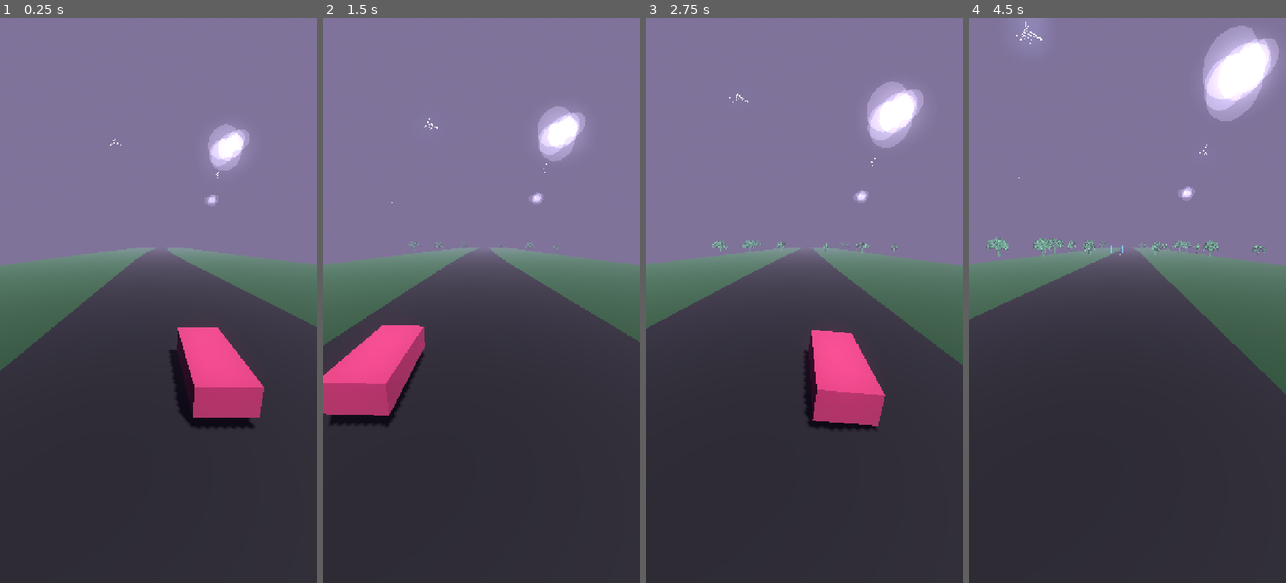
Above: before the commit, frames 1-4 (left to right).
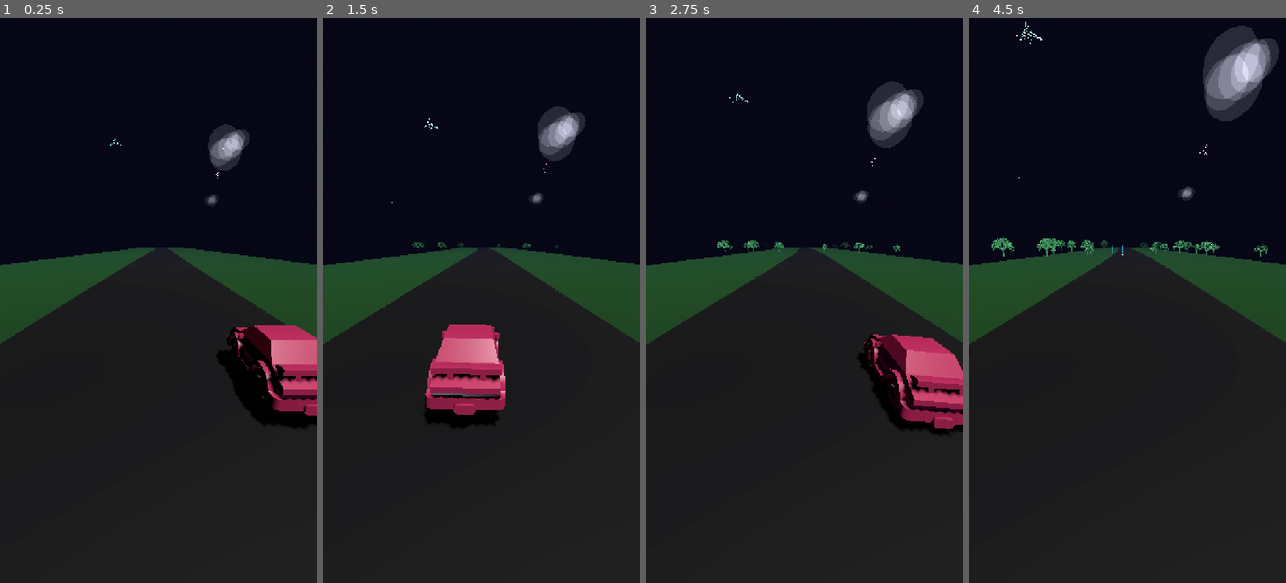
Above: after the commit, the same moments.

Repository: rooshimadethis/just-a-chill-drive
Game: Godot game, scene res://scenes/game.tscn
Two runs of this game, one before a commit and one after it. Both use one fixed random seed, a clock stepped at 60 frames per second and the inputs below.
Inputs (mouse positions are in pixels of both pictures, inside the frame that each line leads up to):
- Up to frame 1 (0.25 s): no input
- Up to frame 2 (1.5 s): move the mouse to (551, 272) at 0.52 s; hold Right (ui_right) 0.53-1.25 s; click (551, 272) at 0.67 s; drag from (418, 328) to (465, 413) at 1.27 s
- Up to frame 3 (2.75 s): move the mouse to (836, 176) at 2.02 s; hold Right (ui_right) from 2.03 s (still down)
- Up to frame 4 (4.5 s): release Right (ui_right) at 2.75 s; drag from (1111, 413) to (1032, 215) at 2.77 s; move the mouse to (1222, 385) at 3.52 s; hold Left (ui_left) 3.53-4.25 s; drag from (1032, 215) to (1079, 159) at 4.27 s

The runs differ from the first frame. In frame 1, 77% of the frame differs, in the area x 0-100%, y 0-88%; in frame 2, 78%; in frame 3, 78%; in frame 4, 78%.

Commit message:
day/night + wonky car

Diff:
--- a/project.godot
+++ b/project.godot
@@ -33,3 +33,10 @@
 
 renderer/rendering_method="gl_compatibility"
 textures/vram_compression/import_etc2_astc=true
+
+[shader_globals]
+
+road_time={
+"type": "float",
+"value": 0.0
+}
--- a/scripts/day_night_cycle.gd
+++ b/scripts/day_night_cycle.gd
@@ -1,29 +1,206 @@
-extends CanvasModulate
+extends Node
 
 class_name DayNightCycle
 
-@export var cycle_duration_minutes: float = 5.0
-@export var day_color: Color = Color("ffffff") # White/Neutral
-@export var night_color: Color = Color("1a1a40") # Deep Blue
-@export var sunrise_color: Color = Color("ffcc66") # Warm Orange
-@export var sunset_color: Color = Color("cc6699") # Purple/Pink
-
-var time_elapsed: float = 0.0
-
-func _process(delta: float) -> void:
-	time_elapsed += delta
-	var cycle_progress = fmod(time_elapsed / (cycle_duration_minutes * 60.0), 1.0)
-
-	# Simple 4-stage gradient
-	if cycle_progress < 0.25:
-		# Sunrise -> Day
-		color = sunrise_color.lerp(day_color, cycle_progress / 0.25)
-	elif cycle_progress < 0.7:
-		# Day -> Sunset (Longer day)
-		color = day_color.lerp(sunset_color, (cycle_progress - 0.25) / 0.45)
-	elif cycle_progress < 0.8:
-		# Sunset -> Night
-		color = sunset_color.lerp(night_color, (cycle_progress - 0.7) / 0.1)
-	else:
-		# Night -> Sunrise
-		color = night_color.lerp(sunrise_color, (cycle_progress - 0.8) / 0.2)
+# Settings
+@export var day_duration_seconds: float = 60.0 # Full cycle time
+@export var sun_color: Color = Color("ffddaad0") # Warm Sunlight
+@export var moon_color: Color = Color("aaccee") # Cool Moonlight
+@export var star_fade_threshold: float = 0.3 # When stars appear
+
+# Sky Gradient Colors
+var col_midnight_top = Color(0.02, 0.02, 0.05)
+var col_midnight_hor = Color(0.05, 0.05, 0.1)
+
+var col_dawn_top = Color(0.1, 0.1, 0.3)
+var col_dawn_hor = Color(0.8, 0.4, 0.3)
+
+var col_noon_top = Color(0.1, 0.4, 0.8) # Bright Blue
+var col_noon_hor = Color(0.4, 0.7, 0.9) # Cyan/White
+
+var col_dusk_top = Color(0.1, 0.05, 0.2)
+var col_dusk_hor = Color(0.8, 0.3, 0.5)
+
+# Components
+var celestials_pivot: Node3D
+var sun_mesh: MeshInstance3D
+var moon_mesh: MeshInstance3D
+var main_light: DirectionalLight3D
+var world_environment: WorldEnvironment
+var sky_material: ProceduralSkyMaterial
+
+var time_time: float = 0.0 # 0 to 1 cycle
+
+func setup(env_node: WorldEnvironment):
+	world_environment = env_node
+	_create_celestials()
+	_setup_sky()
+
+func _create_celestials():
+	# 1. Pivot center (Player is at 0, roughly)
+	celestials_pivot = Node3D.new()
+	celestials_pivot.name = "Celestials"
+	add_child(celestials_pivot)
+
+	# 2. Main Light
+	main_light = DirectionalLight3D.new()
+	main_light.shadow_enabled = true
+	main_light.shadow_opacity = 0.7
+	celestials_pivot.add_child(main_light)
+	# Align light with Sun vector (Sun is at +Y locally initially, light points down -Y)
+	main_light.rotation_degrees.x = -90
+
+	# 3. Sun Mesh (Visual)
+	sun_mesh = MeshInstance3D.new()
+	var s_mesh = SphereMesh.new()
+	s_mesh.radius = 10.0
+	s_mesh.height = 20.0
+	sun_mesh.mesh = s_mesh
+
+	var s_mat = StandardMaterial3D.new()
+	s_mat.albedo_color = Color(1, 0.9, 0.6)
+	s_mat.emission_enabled = true
+	s_mat.emission = Color(1, 0.8, 0.5)
+	s_mat.emission_energy_multiplier = 10.0
+	s_mat.shading_mode = BaseMaterial3D.SHADING_MODE_UNSHADED
+	sun_mesh.set_surface_override_material(0, s_mat)
+
+	celestials_pivot.add_child(sun_mesh)
+	sun_mesh.position = Vector3(0, 200, 0) # High up
+
+	# 4. Moon Mesh (Visual)
+	moon_mesh = MeshInstance3D.new()
+	var m_mesh = SphereMesh.new()
+	m_mesh.radius = 8.0
+	m_mesh.height = 16.0
+	moon_mesh.mesh = m_mesh
+
+	var m_mat = StandardMaterial3D.new()
+	m_mat.albedo_color = Color(0.9, 0.9, 1.0)
+	m_mat.emission_enabled = true
+	m_mat.emission = Color(0.8, 0.8, 1.0)
+	m_mat.emission_energy_multiplier = 5.0
+	m_mat.shading_mode = BaseMaterial3D.SHADING_MODE_UNSHADED
+	moon_mesh.set_surface_override_material(0, m_mat)
+
+	celestials_pivot.add_child(moon_mesh)
+	moon_mesh.position = Vector3(0, -200, 0) # Opposite to sun
+
+func _setup_sky():
+	if not world_environment: return
+
+	var env = Environment.new()
+	world_environment.environment = env
+
+	env.background_mode = Environment.BG_SKY
+	var sky = Sky.new()
+	sky_material = ProceduralSkyMaterial.new()
+	sky.sky_material = sky_material
+	env.sky = sky
+
+	# Fog
+	env.fog_enabled = true
+	env.fog_density = 0.005 # Sightly lighter
+	env.fog_sky_affect = 1.0
+
+	# Glow
+	env.glow_enabled = true
+	env.glow_intensity = 1.2
+	env.glow_blend_mode = Environment.GLOW_BLEND_MODE_SOFTLIGHT
+
+func _process(delta):
+	if not world_environment: return
+
+	time_time += delta / day_duration_seconds
+	if time_time > 1.0: time_time -= 1.0
+
+	_update_celestial_positions()
+	_update_sky_colors()
+
+func _update_celestial_positions():
+	# Rotate pivot 360 degrees based on time
+	# Left to Right:
+	# Start (Sunrise): Sun at Left (-X). Rotation should act such that it rises.
+	# Let's say Noon (time 0.5) is Sun Vertical.
+	# Sunrise (0.25). Sunset (0.75). Midnight (0.0).
+
+	var angle = (time_time * 360.0) - 180.0 # -180 to 180
+	# -180 = Midnight
+	# -90 = Sunrise (Left)
+	# 0 = Noon (Top)
+	# 90 = Sunset (Right)
+	# 180 = Midnight
+
+	# Rotate around Z axis to move left-to-right (assuming camera looks down Z and X is horizontal)
+	# Actually standard Godot: -Z Forward, +X Right, +Y Up.
+	# Rotation around Z axis: Positive is CCW.
+	# We want -X -> +Y -> +X. This is Clockwise (-Z rotation).
+	# So we negate the angle.
+
+	celestials_pivot.rotation_degrees.z = -angle
+
+	# Adjust Light Energy based on sun height
+	var sun_height = cos(deg_to_rad(angle)) # 1 at noon, 0 at horizon, -1 at midnight
+
+	if sun_height > -0.2: # Day / Twilight
+		main_light.light_energy = clamp(sun_height, 0.0, 1.2)
+		main_light.light_color = sun_color
+		main_light.rotation_degrees.x = -90 # Sun points down
+	else: # Night (Moon logic)
+		# Flip light to simulate moon? Or just dim it.
+		# A realistic moon light is dim and blue.
+		main_light.light_energy = 0.2
+		main_light.light_color = moon_color
+		# For simplicity, we keep the light source direction but change its properties
+		# Actually, physically the moon is opposite, so the light should come from the moon.
+		# Since pivot rotates, "main_light" also rotates.
+		# But "main_light" is fixed relative to Sun in the pivot (pointing down Y).
+		# So at night (sun bottom), the light points UP. This is wrong for the moon (which is at bottom?? No moon is opposite).
+		# Wait, Moon is at -200 Y (local).
+		# If Pivot is rotated 180 (Midnight). Sun is at Bottom. Moon is at Top.
+		# Light (child of pivot, pointing -Y local) is now pointing +Y world (Up).
+		# We want light from Moon. Moon is at -Y local.
+		# So we need a second light for the moon or rotate this one.
+		pass
+
+	# Handle Shadows
+	main_light.shadow_enabled = sun_height > 0.0
+
+func _update_sky_colors():
+	# Determine phase
+	# 0.0 Midnight, 0.25 Dawn, 0.5 Noon, 0.75 Dusk
+
+	var t = time_time
+	var top: Color
+	var hor: Color
+
+	if t < 0.15: # Midnight -> Pre-Dawn
+		top = col_midnight_top
+		hor = col_midnight_hor
+	elif t < 0.35: # Dawn (0.25 center)
+		var local_t = (t - 0.15) / 0.2
+		top = col_midnight_top.lerp(col_noon_top, local_t)
+		hor = col_midnight_hor.lerp(col_dawn_hor, local_t)
+		if local_t > 0.5: # Transition to day
+			hor = hor.lerp(col_noon_hor, (local_t - 0.5) * 2.0)
+	elif t < 0.65: # Day
+		top = col_noon_top
+		hor = col_noon_hor
+	elif t < 0.85: # Dusk (0.75 center)
+		var local_t = (t - 0.65) / 0.2
+		top = col_noon_top.lerp(col_midnight_top, local_t)
+		hor = col_noon_hor.lerp(col_dusk_hor, local_t)
+		if local_t > 0.5:
+			hor = hor.lerp(col_midnight_hor, (local_t - 0.5) * 2.0)
+	else: # Night
+		top = col_midnight_top
+		hor = col_midnight_hor
+
+	sky_material.sky_top_color = top
+	sky_material.sky_horizon_color = hor
+	sky_material.ground_bottom_color = col_midnight_top # Always dark ground below
+	sky_material.ground_horizon_color = hor
+
+	# Update Fog to match horizon
+	if world_environment.environment:
+		world_environment.environment.fog_light_color = hor
--- a/scripts/game_manager.gd
+++ b/scripts/game_manager.gd
@@ -11,27 +11,23 @@
 
 func _process(delta):
 	# Camera Following Logic for Winding Road
-	# We want the camera to stay centered on the visual road, which is displaced by the shader.
-	# The shader logic is: offset = sin(z * 0.02 - TIME * 0.5) * 1.25
-	# The "Focal Point" is the Player at Z=0.
-	# If we shift the camera by the offset at Z=0, the road at Z=0 (and the player) will appear centered.
-
-	var t = Time.get_ticks_msec() / 1000.0
-	# Note: TIME in shader ~ Time.get_ticks_msec()/1000. If scene loads instantly, they match.
-	# If there is drift, it will be a constant offset.
-
+
+	# Sync Time
+	var road_time = Time.get_ticks_msec() / 1000.0
+	RenderingServer.global_shader_parameter_set("road_time", road_time)
+
+	# Camera Logic
 	var z = 0.0 # Player position
-	var curve_adjust = sin(z * 0.02 - t * 0.5) * 1.25
+	# Use exact same formula as shader
+	var curve_adjust = sin(z * 0.02 - road_time * 0.5) * 1.25
 
 	var cam = get_viewport().get_camera_3d()
 	if cam:
-		# The camera's base X is 0. We add the curve offset.
 		cam.position.x = curve_adjust
 
 func add_harmony(amount: int = 1):
 	harmony_score += amount
 	score_updated.emit(harmony_score)
-	# print("Harmony increased: ", harmony_score) # Removed console noise
 
 func reset_score():
 	harmony_score = 0
@@ -44,36 +40,11 @@
 		world_env = WorldEnvironment.new()
 		get_node("/root/Game").add_child(world_env)
 
-	var env = Environment.new()
-	world_env.environment = env
-
-	# 1. Background (Dusk/Dream)
-	env.background_mode = Environment.BG_SKY
-	var sky = Sky.new()
-	var sky_mat = ProceduralSkyMaterial.new()
-
-	# Colors: Deep Purple to Soft Teal/Pink
-	sky_mat.sky_top_color = Color(0.1, 0.05, 0.2) # Deep Purple
-	sky_mat.sky_horizon_color = Color(0.0, 0.5, 0.5).lerp(Color(1.0, 0.4, 0.7), 0.5) # Teal/Pink Mix
-	sky_mat.ground_bottom_color = Color(0.05, 0.05, 0.1)
-	sky_mat.ground_horizon_color = sky_mat.sky_horizon_color
-
-	sky.sky_material = sky_mat
-	env.sky = sky
-
-	# 2. Fog (Infinite Journey)
-	env.fog_enabled = true
-	env.fog_light_color = sky_mat.sky_horizon_color
-	env.fog_density = 0.007 # 30% weaker (was 0.01)
-	# Note: Volumetric fog is heavier, sticking to standard fog for compatibility/performance consistency
-	env.fog_sky_affect = 1.0
-
-
-	# 3. Glow (Bloom) - Pulsing light
-	env.glow_enabled = true
-	env.glow_intensity = 1.5
-	env.glow_blend_mode = Environment.GLOW_BLEND_MODE_SOFTLIGHT
-	env.glow_hdr_threshold = 0.5 # Lower threshold to catch more light
+	# Create and initialize DayNightCycle
+	var day_night = DayNightCycle.new()
+	day_night.name = "DayNightSystem"
+	get_node("/root/Game").add_child(day_night)
+	day_night.setup(world_env)
 
 	# 4. Road Winding Shader
 	setup_road()
@@ -94,23 +65,21 @@
 uniform float roughness : hint_range(0,1) = 0.5;
 uniform float alpha_scissor_threshold : hint_range(0,1) = 0.0;
 
+global uniform float road_time;
 varying float v_world_z;
 
 void vertex() {
-   // Winding Road Effect (Gentle Sine Wave)
-   // Based on World Z position and Time
-   // IMPORTANT: All objects must use this same logic to align visually!
+   // Winding Road Effect
    float z = (MODEL_MATRIX * vec4(VERTEX, 1.0)).z;
    v_world_z = z;
-   float offset = sin(z * 0.02 - TIME * 0.5) * 1.25;
+   float offset = sin(z * 0.02 - road_time * 0.5) * 1.25;
    VERTEX.x += offset;
 }
 
 void fragment() {
 	vec4 albedo_tex = albedo;
 
-	// Distance Fade Logic (Z: -120 -> -90)
-	// We calculate a fade factor based on world Z
+	// Distance Fade Logic
 	float fade_start = -120.0;
 	float fade_end = -90.0;
 	float fade = clamp((v_world_z - fade_start) / (fade_end - fade_start), 0.0, 1.0);
@@ -118,7 +87,7 @@
 	ALBEDO = albedo_tex.rgb;
 	ALPHA = albedo_tex.a * fade;
 	ROUGHNESS = roughness;
-	EMISSION = emission.rgb * emission_energy * fade; // Also fade emission
+	EMISSION = emission.rgb * emission_energy * fade;
 }
 """
 	_winding_shader = Shader.new()
@@ -140,19 +109,18 @@
 uniform float emission_energy = 1.0;
 uniform float roughness : hint_range(0,1) = 0.5;
 
+global uniform float road_time;
+
 void vertex() {
-   // Winding Road Effect (Gentle Sine Wave)
-   // Based on World Z position and Time
-   // COMPATIBILITY: Must match transparent shader logic!
+   // Winding Road Effect
    float z = (MODEL_MATRIX * vec4(VERTEX, 1.0)).z;
-   float offset = sin(z * 0.02 - TIME * 0.5) * 1.25;
+   float offset = sin(z * 0.02 - road_time * 0.5) * 1.25;
    VERTEX.x += offset;
 }
 
 void fragment() {
 	vec4 albedo_tex = albedo;
 	ALBEDO = albedo_tex.rgb;
-	// No ALPHA assignment -> Opaque pipeline
 	ROUGHNESS = roughness;
 	EMISSION = emission.rgb * emission_energy;
 }
@@ -160,6 +128,41 @@
 	_opaque_winding_shader = Shader.new()
 	_opaque_winding_shader.code = shader_code
 	return _opaque_winding_shader
+
+var _rigid_winding_shader: Shader
+
+func get_rigid_winding_shader() -> Shader:
+	if _rigid_winding_shader:
+		return _rigid_winding_shader
+
+	var shader_code = """
+shader_type spatial;
+render_mode blend_mix,depth_draw_opaque,cull_back,diffuse_burley,specular_schlick_ggx;
+
+uniform vec4 albedo : source_color = vec4(1.0);
+uniform vec4 emission : source_color = vec4(0.0);
+uniform float emission_energy = 1.0;
+uniform float roughness : hint_range(0,1) = 0.5;
+
+global uniform float road_time;
+
+void vertex() {
+   // Rigid Winding Road Effect
+   float z = (MODEL_MATRIX * vec4(0.0, 0.0, 0.0, 1.0)).z;
+   float offset = sin(z * 0.02 - road_time * 0.5) * 1.25;
+   VERTEX.x += offset;
+}
+
+void fragment() {
+	vec4 albedo_tex = albedo;
+	ALBEDO = albedo_tex.rgb;
+	ROUGHNESS = roughness;
+	EMISSION = emission.rgb * emission_energy;
+}
+"""
+	_rigid_winding_shader = Shader.new()
+	_rigid_winding_shader.code = shader_code
+	return _rigid_winding_shader
 
 func setup_road():
 	# Use OPAQUE shader for ground/road to ensure correct depth sorting
--- a/scripts/player.gd
+++ b/scripts/player.gd
@@ -29,43 +29,44 @@
 	car_visuals.name = "CarVisuals"
 	add_child(car_visuals)
 
-	# Move existing MeshInstance to CarVisuals
-	mesh_instance = $MeshInstance3D
-	remove_child(mesh_instance)
-	car_visuals.add_child(mesh_instance)
+	# 2. Car Body (Imported GLB)
+	if has_node("MeshInstance3D"):
+		get_node("MeshInstance3D").queue_free()
 
-	# 2. Car Body (Rectangular Prism)
-	var box = BoxMesh.new()
-	box.size = Vector3(1.1, 0.6, 2.4) # Width, Height, Length
-	# Subdivision for shader bending
-	box.subdivide_width = 4
-	box.subdivide_height = 2
-	box.subdivide_depth = 8
+	var car_scene = load("res://assets/car/sedan-sports.glb")
+	if car_scene:
+		var car_node = car_scene.instantiate()
+		car_visuals.add_child(car_node)
 
-	mesh_instance.mesh = box
+		# Adjust orientation (GLB often faces +Z, we look -Z)
+		car_node.rotation_degrees.y = 180
+		# Adjust position to center it
+		car_node.position.y = -0.3 # Lower it slightly if wheels float
 
-	# Reset transforms (Box matches world axes)
-	mesh_instance.rotation = Vector3.ZERO
-	mesh_instance.scale = Vector3.ONE
+		# Create Winding Shader Material
+		var mat
+		if game_manager and game_manager.has_method("get_rigid_winding_shader"):
+			var shader = game_manager.get_rigid_winding_shader()
+			mat = ShaderMaterial.new()
+			mat.shader = shader
+			mat.set_shader_parameter("albedo", Color(0.8, 0.2, 0.4)) # Keep signature pink/red color
+			mat.set_shader_parameter("roughness", 0.4) # Shinier car
 
-	# Soft Plastic Material
-	var mat
-	if game_manager and game_manager.has_method("get_opaque_winding_shader"):
-		var shader = game_manager.get_opaque_winding_shader()
-		mat = ShaderMaterial.new()
-		mat.shader = shader
-		mat.set_shader_parameter("albedo", Color(0.8, 0.2, 0.4)) # Nice car color - "Soft Plastic"
-		mat.set_shader_parameter("roughness", 0.8) # High roughness
+		if mat:
+			_apply_material_recursive(car_node, mat)
 	else:
-		mat = StandardMaterial3D.new()
-		mat.albedo_color = Color(0.8, 0.2, 0.4) # Nice car color - "Soft Plastic"
-		mat.roughness = 0.8 # High roughness
-		mat.metallic = 0.0
+		print("Failed to load car model, fallback to box not implemented.")
 
-	mesh_instance.set_surface_override_material(0, mat)
+func _apply_material_recursive(node: Node, material: Material):
+	if node is MeshInstance3D:
+		# Apply to all surfaces
+		for i in range(node.mesh.get_surface_count()):
+			node.set_surface_override_material(i, material)
+			# Important: Expand cull margin so the car doesn't disappear when curving off-screen
+			node.extra_cull_margin = 16384.0
 
-	# Prevent culling when shader displaces mesh outside original AABB
-	mesh_instance.extra_cull_margin = 16384.0
+	for child in node.get_children():
+		_apply_material_recursive(child, material)
 
 	# 3. Fireflies (Particle System)
 	fireflies = CPUParticles3D.new()
Binary file added: assets/car/sedan-sports.glb
Not shown, added: assets/car/sedan-sports.glb.import
